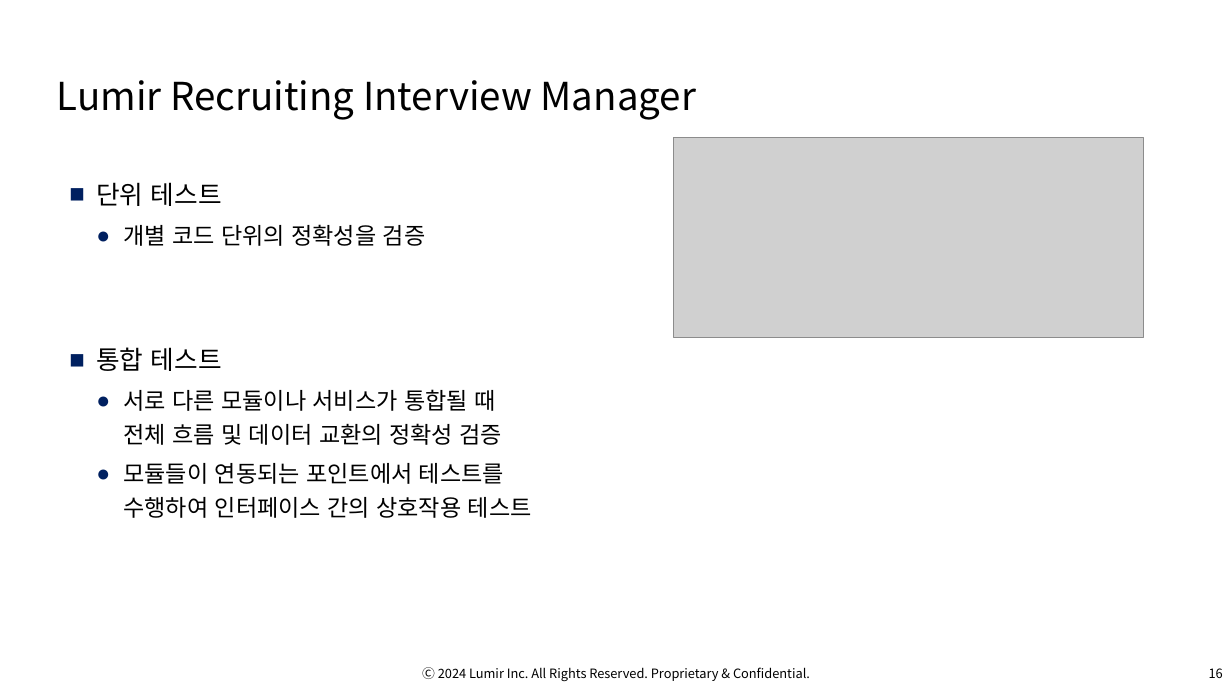
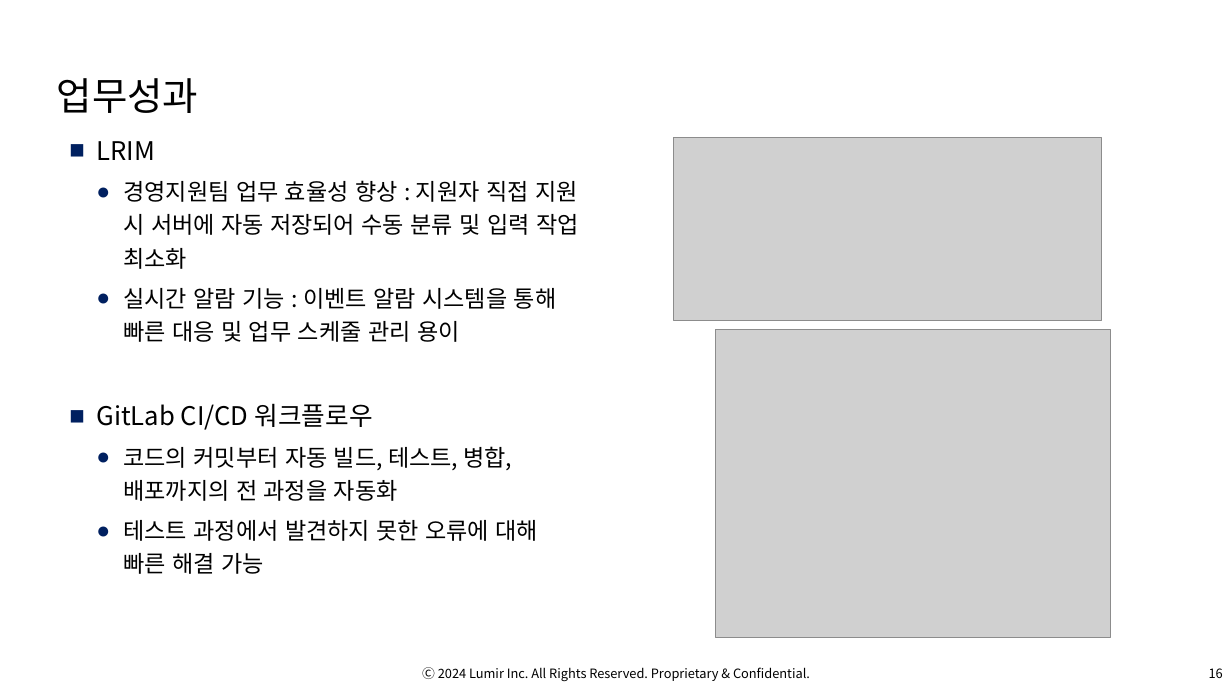
Before and after one commit to OsterRepository/OsterRepository, a slide deck: slide 17 of 기술 7부 김민수 성과 발표.pptx. Drawn at 1232x693 pixels with LibreOffice and Linux fonts; fonts in the diff are those of the drawing; grey boxes stand for pictures; background and template pictures are left out. Boxes give left, top, right and bottom in pixels: in the first picture for what was removed or moved away, otherwise in the second. Text is boxed around its words. In the diff, an @@ line names an element or a change of style, - is before the commit and + after.

Commit message:
업무성과 및 회고 추가

```diff
--- a/기술 7부 김민수 성과 발표.pptx
+++ b/기술 7부 김민수 성과 발표.pptx
@@ title at [57,78,199,113]: text changed @@
-Lumir Recruiting Interview Manager
+업무성과
@@ text at [96,141,579,574]: text changed @@
-■ 단위 테스트
-  ● 개별 코드 단위의 정확성을 검증
-■ 통합 테스트
-  ● 서로 다른 모듈이나 서비스가 통합될 때
-    전체 흐름 및 데이터 교환의 정확성 검증
-  ● 모듈들이 연동되는 포인트에서 테스트를
-    수행하여 인터페이스 간의 상호작용 테스트
+■ LRIM
+  ● 경영지원팀 업무 효율성 향상 : 지원자 직접 지원 시 서버에 자동 저장되어 수동 분류 및 입력 작업 최소화
+  ● 실시간 알람 기능 : 이벤트 알람 시스템을 통해 빠른 대응 및 업무 스케줄 관리 용이
+■ GitLab CI/CD 워크플로우
+  ● 코드의 커밋부터 자동 빌드, 테스트, 병합, 배포까지의 전 과정을 자동화
+  ● 테스트 과정에서 발견하지 못한 오류에 대해 빠른 해결 가능
@@ picture: place and size @@
-picture at [674,138,1143,338]
+picture at [674,138,1102,321]
@@ picture added at [716,329,1111,638] @@
```
Also in this commit, not shown: 1 slide added.
